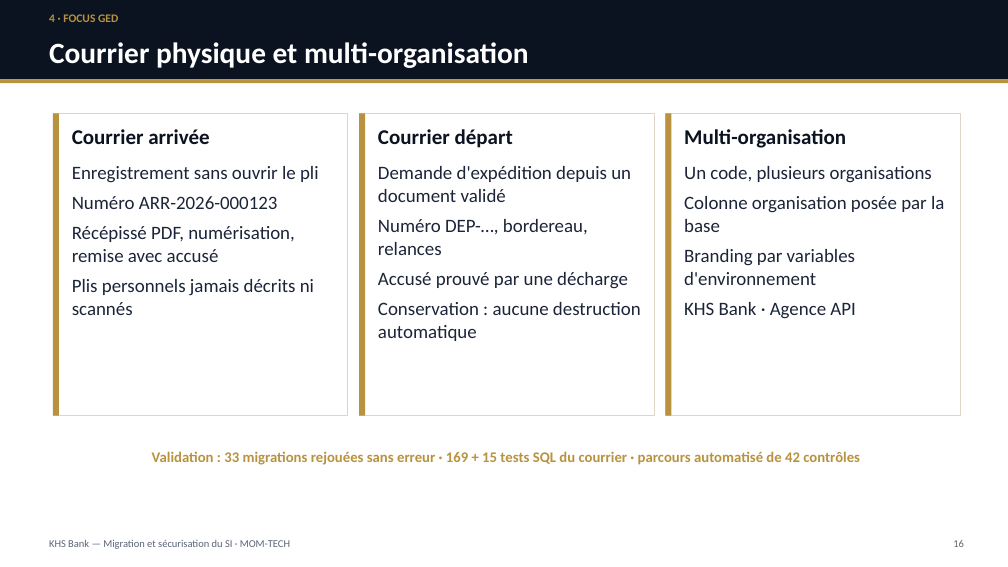
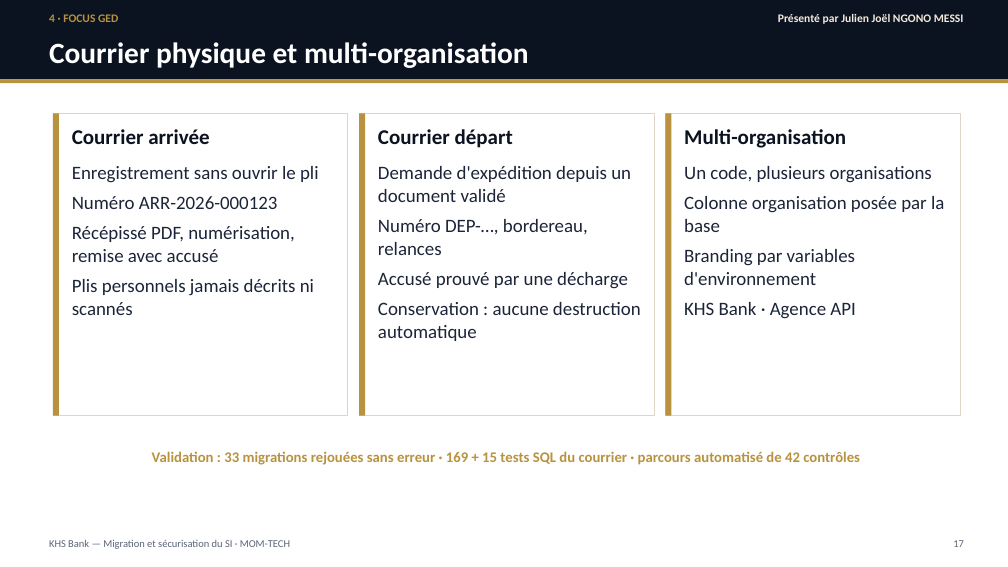
Before and after one commit to ngonomessi-cmd/projet-fin-etude, a slide deck: slide 17 of soutenance/Soutenance_KHS_Bank_MOM-TECH.pptx (slide 16 before the commit). Drawn at 1008x567 pixels with LibreOffice and Linux fonts; fonts in the diff are those of the drawing. Boxes give left, top, right and bottom in pixels: in the first picture for what was removed or moved away, otherwise in the second. Text is boxed around its words. In the diff, an @@ line names an element or a change of style, - is before the commit and + after.

```diff
--- a/soutenance/Soutenance_KHS_Bank_MOM-TECH.pptx
+++ b/soutenance/Soutenance_KHS_Bank_MOM-TECH.pptx
@@ text added at [778, 14, 964, 24], 11 pt, text #F3EADA, bold @@
+Présenté par Julien Joël NGONO MESSI
@@ text at [953, 540, 964, 547]: text changed @@
-16
+17
```
Also in this commit, not shown: 15 other slides changed, 1 slide added, 8 other files.
